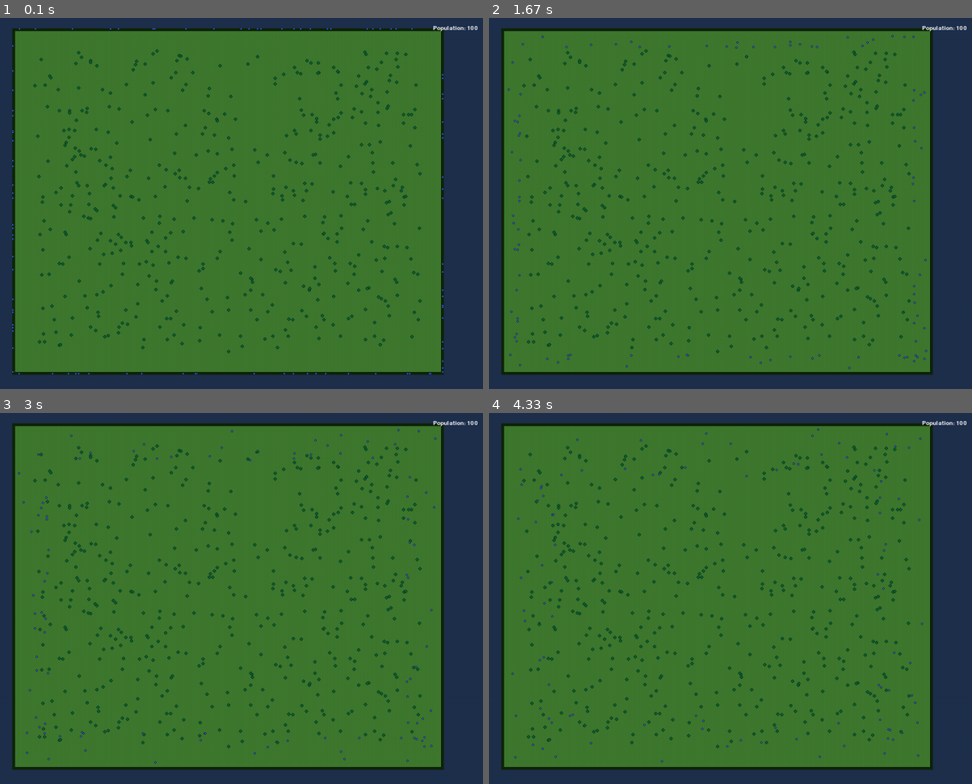
Above: before the commit, frames 1-4 (two rows, left to right).
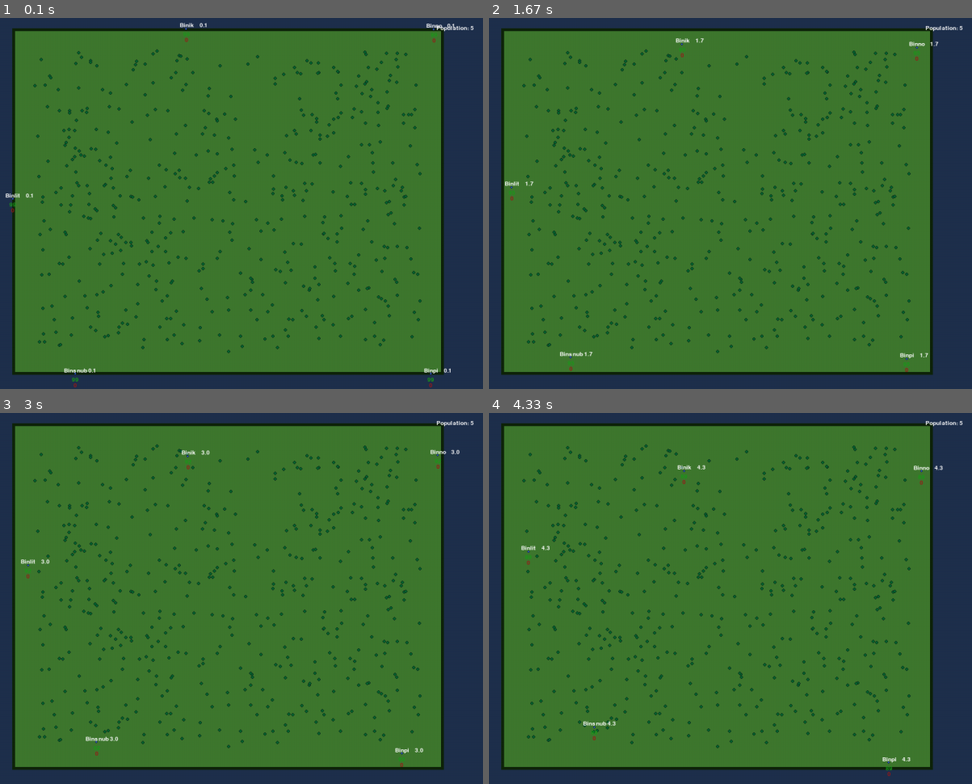
Above: after the commit, the same moments.

Repository: Quartef12345/Natural-Selection-Simulation
Game: pygame game, started from main.py
Two runs of this game, one before a commit and one after it. Both use one fixed random seed, a clock stepped at 60 frames per second and the inputs below.
Inputs:
- Up to frame 1 (0.1 s): no input
- Up to frame 2 (1.67 s): no input
- Up to frame 3 (3 s): no input
- Up to frame 4 (4.33 s): no input

The runs differ from the first frame. In frame 1, 0.6% of the frame differs, in the area x 1-99%, y 1-100%; in frame 2, 0.6%; in frame 3, 0.6%, in the area x 3-99%, y 2-96%; in frame 4, 0.6%.

Commit message:
Metabolism

Diff:
--- a/creatures.py
+++ b/creatures.py
@@ -37,14 +37,21 @@
 
 class Bin:
     def __init__(self, position):
+        #Identity Variables
         self.name = generateName()
+        self.age = 0
+
+        #Movement Variables
         self.position = position
         self.direction = (0,0)
         self.min_boring_timer = state.MIN_BORING_TIMER
         self.max_boring_timer = state.MAX_BORING_TIMER
         self.boring_timer = random.uniform(self.min_boring_timer, self.max_boring_timer)
+
+        #Energy Varaibles
         self.energy = state.STARTING_ENERGY
-        self.rawEnergy = 0
+        self.raw_energy = 0
+        self.metabolism = state.STARTING_METABOLISM
 
         self.speed = state.STARTING_SPEED
         self.awareness = state.STARTING_AWARENESS
@@ -53,9 +60,12 @@
         self.energy -= state.REPRODUCTION_PENALTY
 
     def digest(self):       #Funstion to detemrine the difesting energy of createures, the higher the metabolism he fatse rcretuers get usable energy, but the less efficient it is
-        usedEnergy = self.metabolism * state.dt
-        self.energy += usedEnergy * 1/(self.metabolism + 1)
-        self.rawEnergy -= usedEnergy
+        if(self.raw_energy > 0):
+            tranforming_energy = self.metabolism * state.dt
+            if(tranforming_energy > self.raw_energy):
+                tranforming_energy = self.raw_energy
+            self.energy += tranforming_energy * 1/(self.metabolism*0.2 + 1)
+            self.raw_energy -= tranforming_energy
 
     def move(self, bushes):
         #(x-h)^2+(y-k)^2 < r^2
@@ -63,15 +73,16 @@
         closest_bush_vector = None
         fruited_bush = None
 
-        for bush in bushes:     #It checks every bush to find the closest withing range
-            if(bush.fruits > 0):
-                if (bush.position[0] - self.position[0])**2 + (bush.position[1] - self.position[1])**2 < self.awareness**2: #Checks, using the circle equation if the bush is within awareness
-                    direction_vector = (bush.position[0] - self.position[0], bush.position[1] - self.position[1]) #vector pointing at bush
-                    direction_magnitude = math.sqrt(direction_vector[0]**2 + direction_vector[1]**2)
-                    if abs(last_direction_magnitude) > abs(direction_magnitude):      #checks if its the current closest bush
-                        closest_bush_vector = direction_vector              #if it is, then it gives the crown to that bush
-                        last_direction_magnitude = direction_magnitude
-                        fruited_bush = bush
+        if(self.raw_energy <= 30):
+            for bush in bushes:     #It checks every bush to find the closest withing range
+                if(bush.fruits > 0):
+                    if (bush.position[0] - self.position[0])**2 + (bush.position[1] - self.position[1])**2 < self.awareness**2: #Checks, using the circle equation if the bush is within awareness
+                        direction_vector = (bush.position[0] - self.position[0], bush.position[1] - self.position[1]) #vector pointing at bush
+                        direction_magnitude = math.sqrt(direction_vector[0]**2 + direction_vector[1]**2)
+                        if abs(last_direction_magnitude) > abs(direction_magnitude):      #checks if its the current closest bush
+                            closest_bush_vector = direction_vector              #if it is, then it gives the crown to that bush
+                            last_direction_magnitude = direction_magnitude
+                            fruited_bush = bush
 
 
         if(closest_bush_vector == None): #if it didnt find bushes, give a random direction(subject to change)
@@ -85,17 +96,13 @@
 
         self.direction = closest_bush_vector
         self.position = (self.direction[0] * self.speed + self.position[0], self.direction[1] * self.speed + self.position[1])
-        self.energy -= (self.speed**2) * state.dt
 
         self.checkBorders()
 
         if fruited_bush != None:        #Checks if bin is in "range" to eat fruit
             if ((fruited_bush.position[0]  > self.position[0] - 3) and (fruited_bush.position[0]  < self.position[0] + 3)) and ((fruited_bush.position[1]  > self.position[1] - 3) and (fruited_bush.position[1]  < self.position[1] + 3)):
                 fruited_bush.fruits -= 1
-                self.rawEnergy += state.ENERGY_PER_FRUIT
-
-
-
+                self.raw_energy += state.ENERGY_PER_FRUIT
 
     def randomDirection(self):                  #If boring timer is 0, then the bin changes it direction for a random peridof of time, unitl it gets bored again
         if (self.position[0] < 10
@@ -170,9 +177,14 @@
 
 def binTick(bins_array, bush_array):
     for bin in bins_array:
+        bin.age += state.dt
+        bin.digest()
+
         if bin.energy <= 0:
             bins_array.remove(bin)
         elif bin.energy >= state.REPRODUCTION_THRESHOLD:
             bin.reproduce()
 
+        bin.energy -= ((bin.speed**2) + bin.metabolism/5 + bin.awareness/200) * state.dt
+
         bin.move(bush_array)
--- a/main.py
+++ b/main.py
@@ -61,9 +61,6 @@
 
     render.drawScreen(state.GRID_SIZE, screen)
 
-    bin = creatures.bins_array[0]
-
-
     # flip() the display to put your work on screen
     pygame.display.flip()
 
--- a/render.py
+++ b/render.py
@@ -75,12 +75,25 @@
             if state.RENDER_AWARENESS:
                 pygame.draw.circle(surface, "#FFFFFF", (grid[0] + bin.position[0], grid[1] + bin.position[1]), state.STARTING_AWARENESS, 1)
             if state.RENDER_ENERGY:
-                energy_text = grid_font.render(f"{math.floor(bin.energy)}", True, "#FFFFFF")
+                energy_text = grid_font.render(f"{math.floor(bin.energy)}", True, "#1A9A1A")
                 energy_surface = energy_text.get_rect()
                 energy_surface.center = (bin.position[0] + grid[0], bin.position[1] + grid[1] + state.BIN_RADIUS*5)
                 surface.blit(energy_text, energy_surface)
+            if state.RENDER_RAW_ENERGY:
+                rawn_energy_text = grid_font.render(f"{math.floor(bin.raw_energy)}", True, "#9A1A1A")
+                rawn_energy_surface = rawn_energy_text.get_rect()
+                rawn_energy_surface.center = (bin.position[0] + grid[0], bin.position[1] + grid[1] + state.BIN_RADIUS*10)
+                surface.blit(rawn_energy_text, rawn_energy_surface)
             if state.RENDER_NAMES:
                 name_text = grid_font.render(f"{bin.name}", True, "#FFFFFF")
                 name_surface = name_text.get_rect()
                 name_surface.center = (bin.position[0] + grid[0], bin.position[1] + grid[1] - state.BIN_RADIUS*3)
                 surface.blit(name_text, name_surface)
+            if state.RENDER_AGE:
+                age_text = grid_font.render(f"{round(bin.age, 1)}", True, "#FFFFFF")
+                age_surface = age_text.get_rect()
+                if state.RENDER_NAMES:
+                    age_surface.center = (bin.position[0] + grid[0] + 30, bin.position[1] + grid[1] - state.BIN_RADIUS*3)
+                else:
+                    age_surface.center = (bin.position[0] + grid[0], bin.position[1] + grid[1] - state.BIN_RADIUS*3)
+                surface.blit(age_text, age_surface)
--- a/state.py
+++ b/state.py
@@ -14,8 +14,10 @@
 
 #Render Options
 RENDER_AWARENESS = False
-RENDER_ENERGY = False
-RENDER_NAMES = False
+RENDER_ENERGY = True
+RENDER_RAW_ENERGY = True
+RENDER_NAMES = True
+RENDER_AGE = True
 
 #bush constants
 BUSH_RADIUS = 3
@@ -24,7 +26,7 @@
 MIN_GROWTH_TIME = 9
 MAX_GROWTH_TIME = 27
 MAX_FRUITS = 4
-ENERGY_PER_FRUIT = 40
+ENERGY_PER_FRUIT = 30
 
 #Bins Constants
 
@@ -65,6 +67,8 @@
 
 STARTING_SPEED = 0.2
 STARTING_AWARENESS = 100
+STARTING_METABOLISM = 10
+
 MIN_BORING_TIMER = 3
 MAX_BORING_TIMER = 9
 
@@ -77,4 +81,4 @@
 
 #Simulation Constants
 BUSH_AMOUNT = 500
-STARTING_BIN_AMOUNT = 100
+STARTING_BIN_AMOUNT = 5
